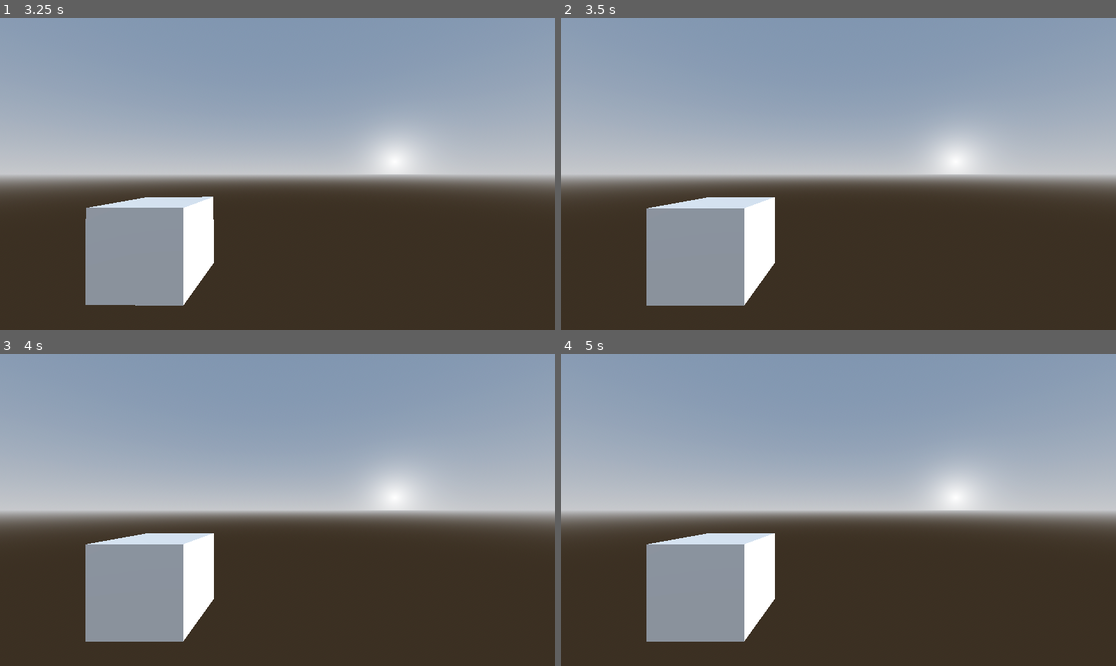
Above: before the commit, frames 1-4 (two rows, left to right).
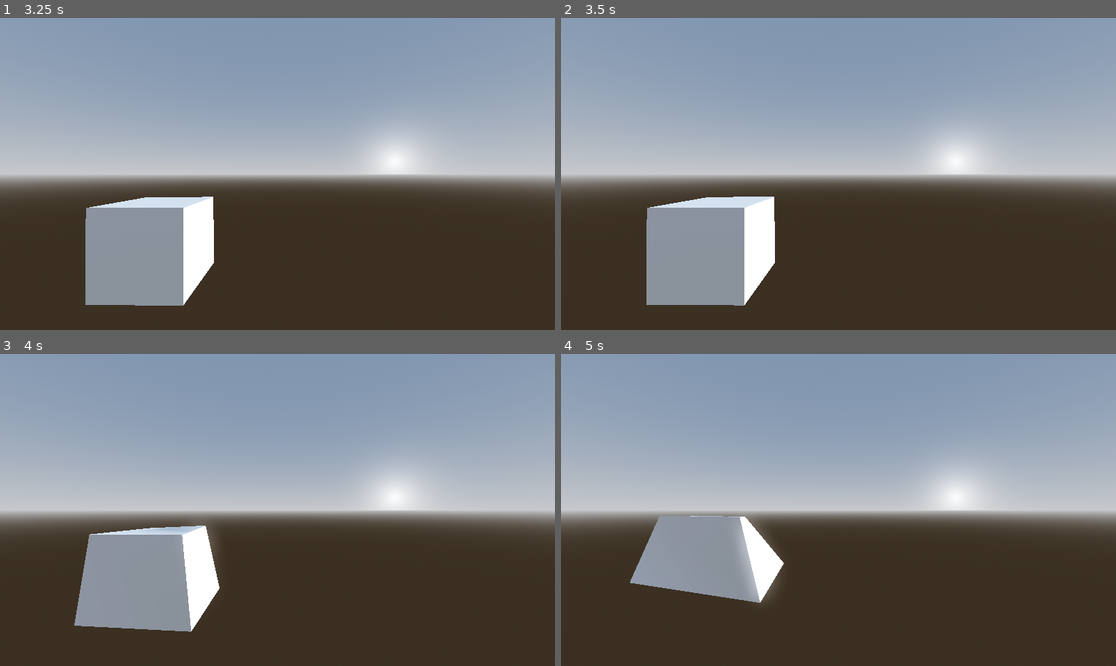
Above: after the commit, the same moments.

Repository: Voxelers/3d
Game: Godot game, scene res://cubeAnimation.tscn
Same seed, same stepped clock (60 frames per second), same inputs: the game is played once before the commit and once after it. This scene is started directly instead of the project's main scene.
Inputs:
- Up to frame 1 (3.25 s): no input
- Up to frame 2 (3.5 s): no input
- Up to frame 3 (4 s): no input
- Up to frame 4 (5 s): no input

Frame 1 is identical in both runs. In frame 2, 0.1% of the frame differs, in the area x 15-39%, y 57-93%; in frame 3, 2.3%; in frame 4, 5.5%, in the area x 12-41%, y 51-93%.
Error after the commit: Attempt to call function 'play' in base 'null instance' on a null instance. (res://cubeAnimation.gd:10)

Commit message:
Add metaballs anim

Diff:
--- a/animations/Step1/cubeAnimation.gd
+++ b/animations/Step1/cubeAnimation.gd
@@ -4,7 +4,10 @@
 # Called when the node enters the scene tree for the first time.
 func _ready():
     var player = $cubeArmature/AnimationPlayer
+    var anim = player.get_animation("ArmatureAction")
+    anim.set_loop_mode(1)
     player.play("ArmatureAction") # Replace with function body.
+    $RigidBody3D/metaballsBasicAnim/AnimationPlayer.play("ArmatureAction")
 
 
 # Called every frame. 'delta' is the elapsed time since the previous frame.
--- a/animations/Step1/cubeAnimation.tscn
+++ b/animations/Step1/cubeAnimation.tscn
@@ -1,7 +1,8 @@
-[gd_scene load_steps=6 format=3 uid="uid://cqxwr4m4ijhqr"]
+[gd_scene load_steps=7 format=3 uid="uid://cqxwr4m4ijhqr"]
 
 [ext_resource type="PackedScene" uid="uid://mssub2es4xri" path="res://cubeArmature.glb" id="1_c263u"]
 [ext_resource type="Script" path="res://cubeAnimation.gd" id="1_fwftg"]
+[ext_resource type="PackedScene" uid="uid://g0vd0sfg8b1m" path="res://metaballsBasicAnim.glb" id="3_4fiqe"]
 
 [sub_resource type="ProceduralSkyMaterial" id="ProceduralSkyMaterial_en2oo"]
 sky_horizon_color = Color(0.64625, 0.65575, 0.67075, 1)
@@ -30,3 +31,8 @@
 
 [node name="Camera3D" type="Camera3D" parent="."]
 transform = Transform3D(1, 0, 0, 0, 1, 0, 0, 0, 1, 2.93938, 1.70468, 5.17482)
+
+[node name="RigidBody3D" type="RigidBody3D" parent="."]
+
+[node name="metaballsBasicAnim" parent="RigidBody3D" instance=ExtResource("3_4fiqe")]
+transform = Transform3D(0.763627, -0.593748, 0.253647, -0.645658, -0.702233, 0.299991, 0, -0.392851, -0.919602, 9.32162, 0, -6.15322)
